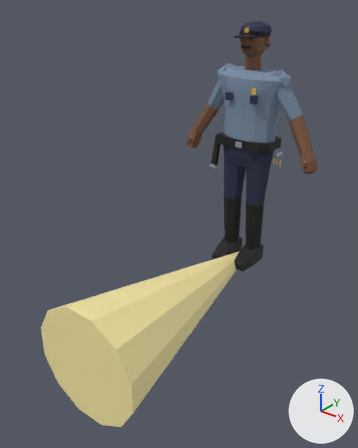
One commit to the Blender file art/hollis.blend: the scene before it, then after it.
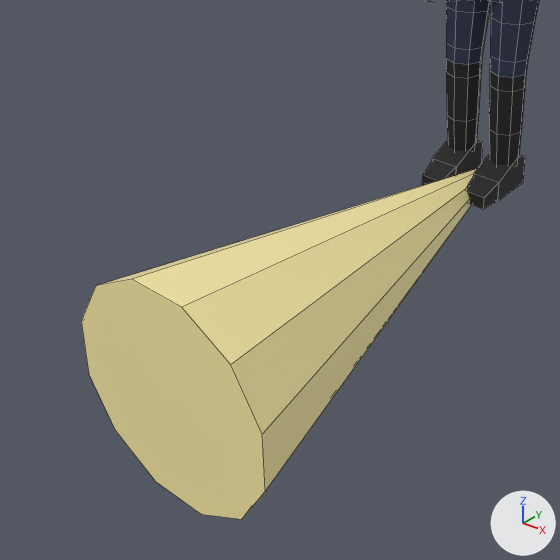
Each version appears first whole from a 50 mm camera at (1.93, -3.28, 2.12) aimed at (0.01, -0.88, 0.64), and next in a close-up on the part from 0% to 79% of the width and 37% to 100% of the height. Every picture has the same lights, and +X, +Y and +Z are marked at lower right. The older version's two pictures come first. The close-ups show mesh edges as thin lines.

Objects in the first close-up: 'fx_flashlight_beam', 'hollis_body'.
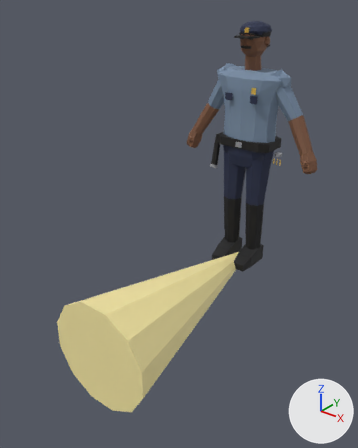
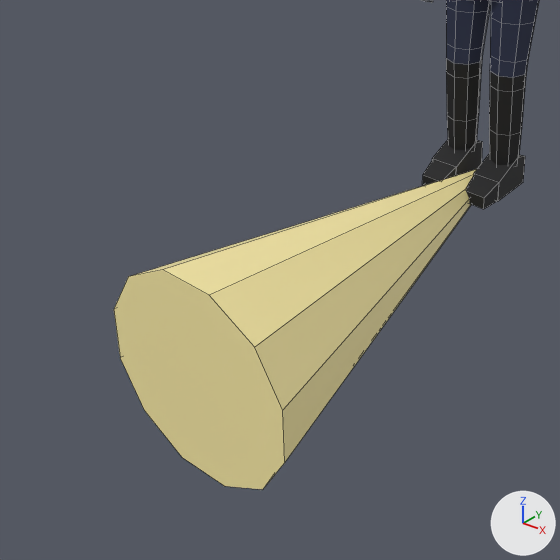
The newer file is also rescaled (x1.066) as a whole; pictures and numbers use the older file's frame.

Patch to the scene script:
```diff
--- a/art/hollis.blend.py
+++ b/art/hollis.blend.py
@@ ob_fx_flashlight_beam @@
 ob_fx_flashlight_beam.location = (0.0, 0.0, 0.0)
+ob_fx_flashlight_beam.scale = (0.938, 0.938, 0.938)
```

Location of each change, [x1, y1, x2, y2] in pixels of the close-ups (560 x 560 px):
'fx_flashlight_beam', rescaled (8% narrower, 8% shorter)
    before: [81, 169, 477, 519]
    after: [114, 169, 477, 490]
